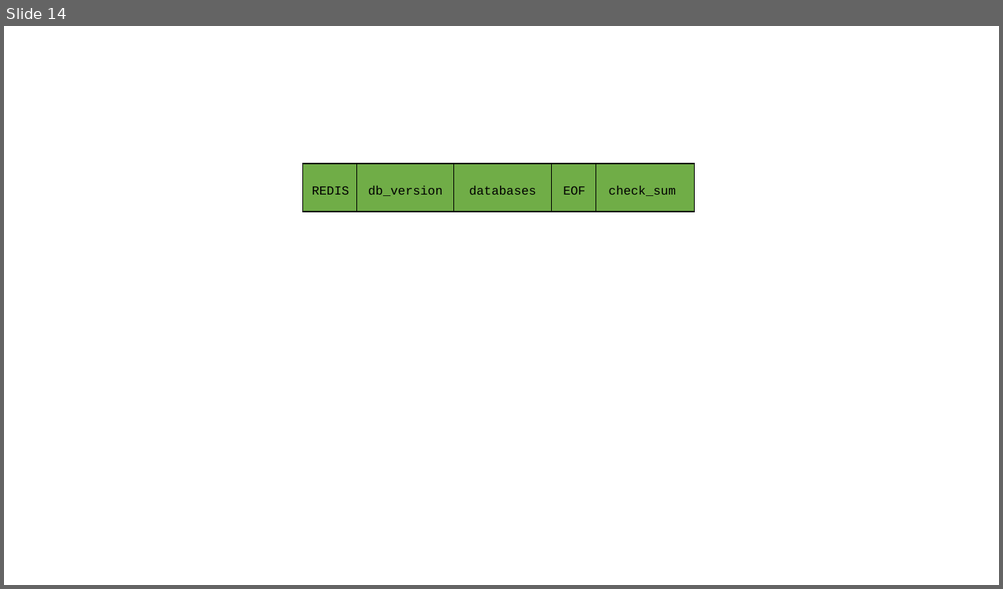
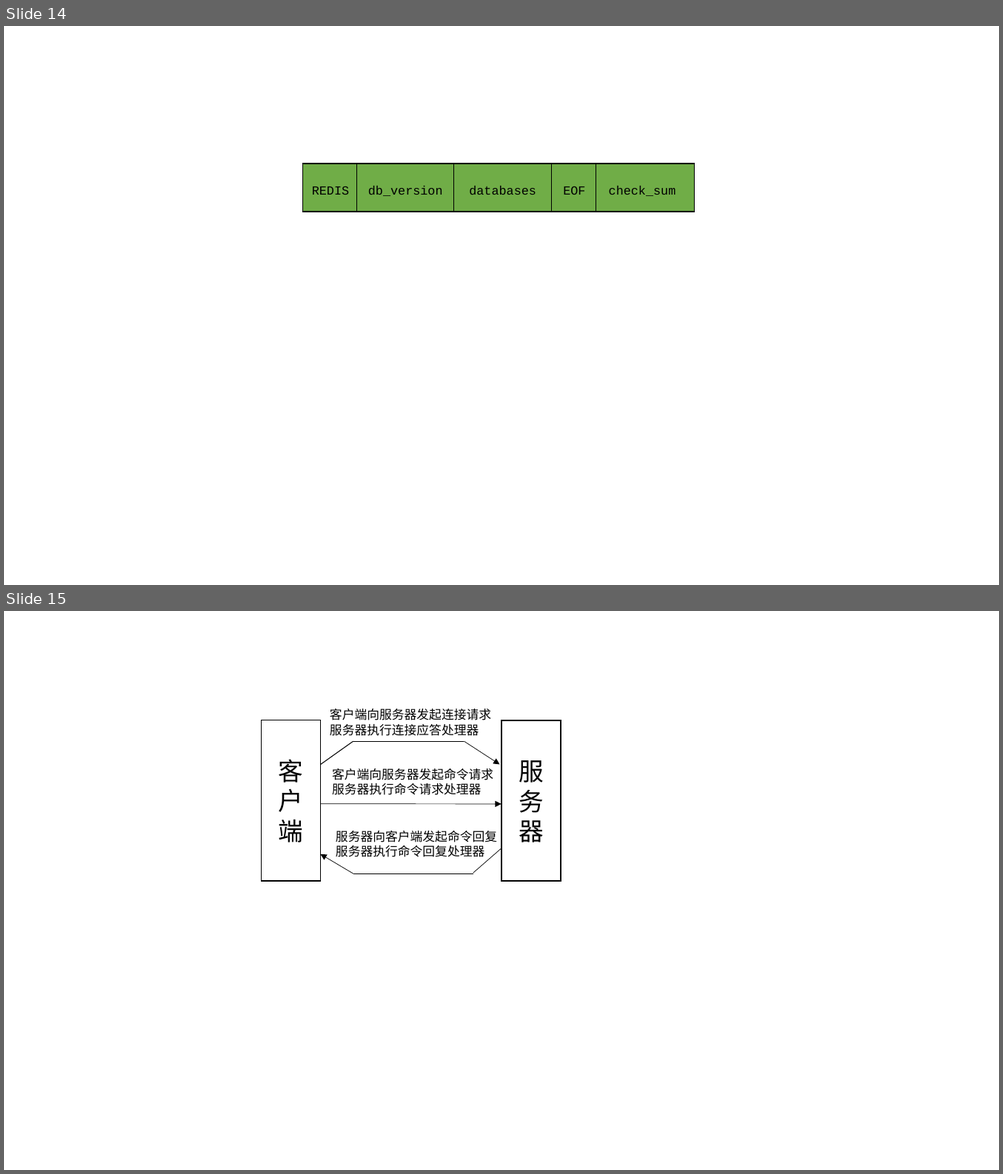
Before and after one commit to zhangm365/CS_NOTE, a slide deck: Redis/pics/pics.pptx. Shown one above the other, each under a label of ours: slide 14 before the commit, slides 14 and 15 after it. The pictures are 1003x589 and 1003x1174 pixels, drawn with LibreOffice and Linux fonts; fonts in the diff are those of the drawing. Boxes give left, top, right and bottom in pixels: in the first picture for what was removed or moved away, otherwise in the second. Text is boxed around its words. In the diff, an @@ line names an element or a change of style, - is before the commit and + after.

```diff
--- a/Redis/pics/pics.pptx
+++ b/Redis/pics/pics.pptx
@@ slide 15 added at [4,611,999,1170], background #FFFFFF @@
@@ rectangle added at [262,721,321,882], outline #000000 1 pt, 24 pt, text #000000 @@
+客
+户
+端
@@ text added at [330,709,491,736], 12 pt, text #000000 @@
+客户端向服务器发起连接请求
+服务器执行连接应答处理器
@@ rectangle added at [502,721,561,882], outline #000000 1 pt, 24 pt, text #000000 @@
+服务器
@@ line added from (320, 765) to (353, 741), #000000 0.75 pt @@
@@ line added from (353, 741) to (464, 741), #000000 0.5 pt @@
@@ arrow added from (464, 741) to (499, 765), #000000 0.5 pt @@
@@ text added at [332,769,493,795], 12 pt, text #000000 @@
+客户端向服务器发起命令请求
+服务器执行命令请求处理器
@@ arrow added from (320, 804) to (501, 804), #000000 0.5 pt @@
@@ text added at [336,831,497,857], 12 pt, text #000000 @@
+服务器向客户端发起命令回复
+服务器执行命令回复处理器
@@ arrow added from (353, 874) to (320, 854), #000000 0.5 pt @@
@@ line added from (501, 849) to (473, 873), #000000 0.5 pt @@
@@ line added from (353, 874) to (473, 874), #000000 0.5 pt @@
```
Also in this commit, not shown: 4 other files.
